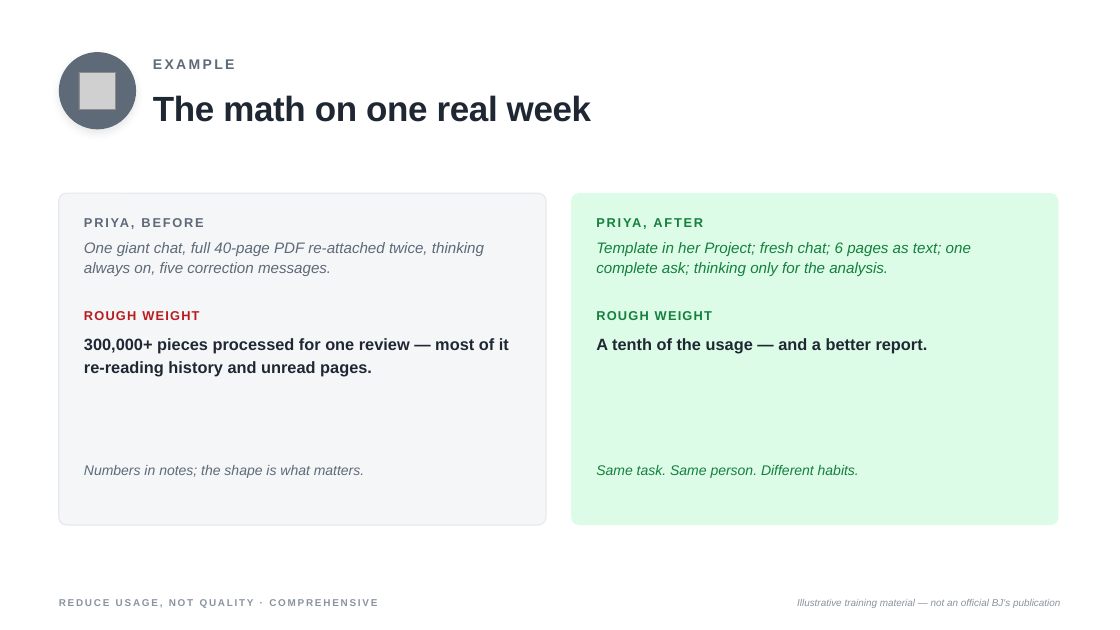
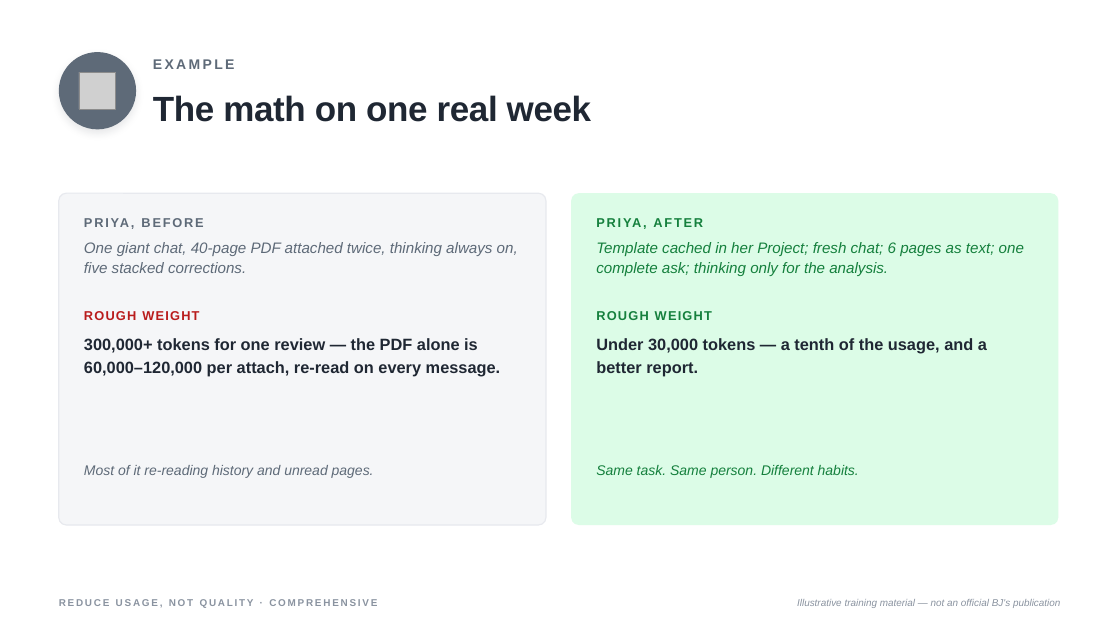
Before and after one commit to machinegenai/pe, a slide deck: slide 28 of Reduce Usage Not Quality Comprehensive.pptx (slide 27 before the commit). Drawn at 1120x630 pixels with LibreOffice and Linux fonts; fonts in the diff are those of the drawing; grey boxes stand for pictures. Boxes give left, top, right and bottom in pixels: in the first picture for what was removed or moved away, otherwise in the second. Text is boxed around its words. In the diff, an @@ line names an element or a change of style, - is before the commit and + after.

```diff
--- a/Reduce Usage Not Quality Comprehensive.pptx
+++ b/Reduce Usage Not Quality Comprehensive.pptx
@@ text at (84,242,518,273): text changed @@
-One giant chat, full 40-page PDF re-attached twice, thinking always on, five correction messages.
+One giant chat, 40-page PDF attached twice, thinking always on, five stacked corrections.
@@ text at (596,242,1024,276): text changed @@
-Template in her Project; fresh chat; 6 pages as text; one complete ask; thinking only for the analysis.
+Template cached in her Project; fresh chat; 6 pages as text; one complete ask; thinking only for the analysis.
@@ text at (84,338,501,376): text changed @@
-300,000+ pieces processed for one review — most of it re-reading history and unread pages.
+300,000+ tokens for one review — the PDF alone is 60,000–120,000 per attach, re-read on every message.
@@ text at (596,338,987,376): text changed @@
-A tenth of the usage — and a better report.
+Under 30,000 tokens — a tenth of the usage, and a better report.
@@ text at (84,465,374,478): text changed @@
-Numbers in notes; the shape is what matters.
+Most of it re-reading history and unread pages.
```
Also in this commit, not shown: 26 other slides changed, 1 slide added.
